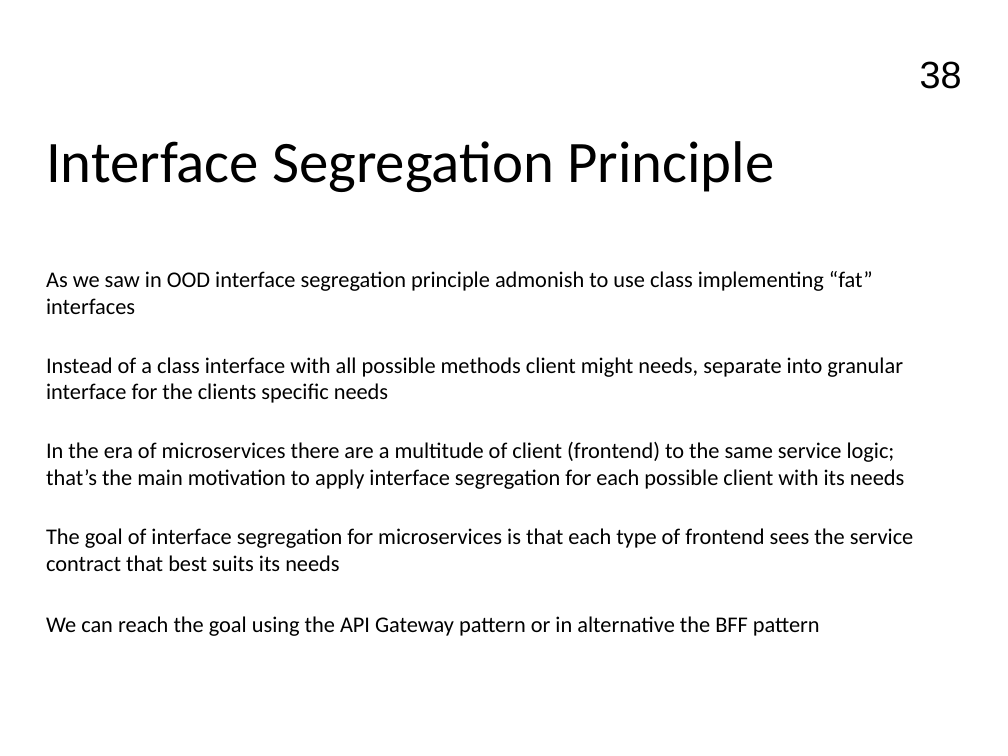
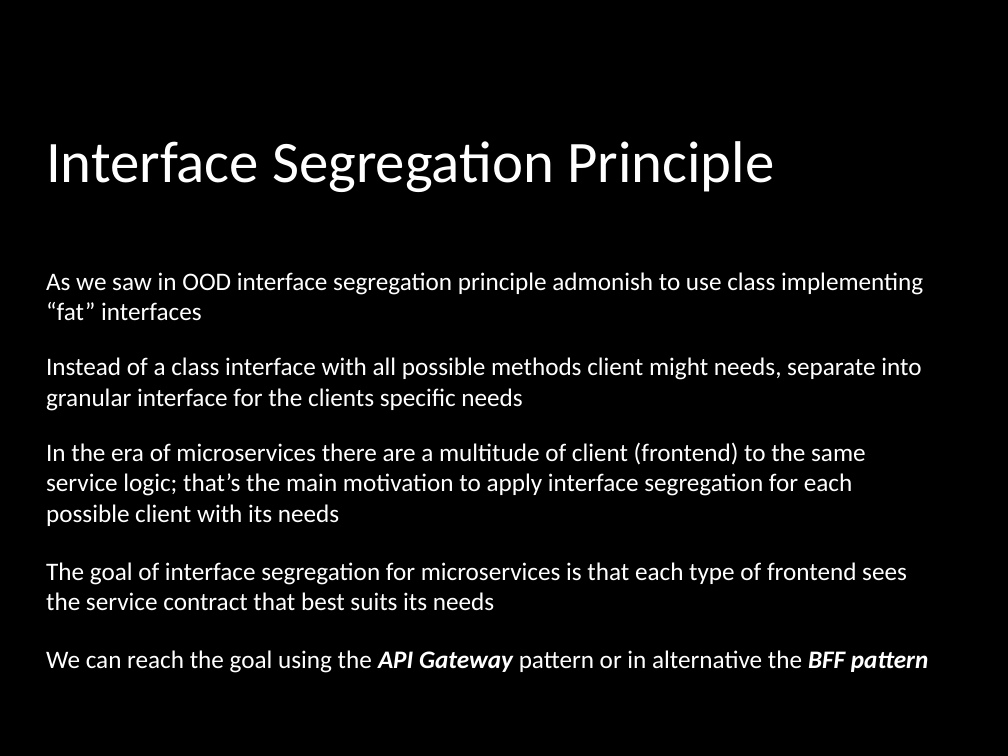
Before and after one commit to FrancoMelandri/SOLID, a slide deck: slide 38 of docs/solid.pptx. Drawn at 1008x756 pixels with LibreOffice and Linux fonts; fonts in the diff are those of the drawing. Boxes give left, top, right and bottom in pixels: in the first picture for what was removed or moved away, otherwise in the second. Text is boxed around its words. In the diff, an @@ line names an element or a change of style, - is before the commit and + after.

```diff
--- a/docs/solid.pptx
+++ b/docs/solid.pptx
@@ background #FFFFFF to #000000 @@
@@ page number removed at bbox=[920, 61, 962, 89] @@
-38
@@ text "Interface Segregation Principle" at bbox=[46, 141, 774, 192]: text colour #000000 to #FFFFFF @@
@@ size 16 to 18 pt, text colour #000000 to #FFFFFF in 4 elements at bbox=[46, 272, 923, 321], bbox=[46, 357, 921, 411], bbox=[46, 442, 866, 526], bbox=[46, 562, 907, 611] @@
@@ text "The goal of interface segregation ...": place and size @@
-text "The goal of interface segregation ..." at bbox=[46, 528, 914, 571]
+text "The goal of interface segregation ..." at bbox=[46, 562, 907, 611]
@@ text "We can reach the goal ...": place and size @@
-text "We can reach the goal ..." at bbox=[46, 616, 820, 636]
+text "We can reach the goal ..." at bbox=[46, 650, 928, 673]
@@ text "We can reach the goal ..." at bbox=[46, 650, 928, 673]: size 16 to 18 pt, text colour #000000 to #FFFFFF; bold on, italic on in "API Gateway BFF pattern" @@
```
Also in this commit, not shown: 52 other slides changed.
